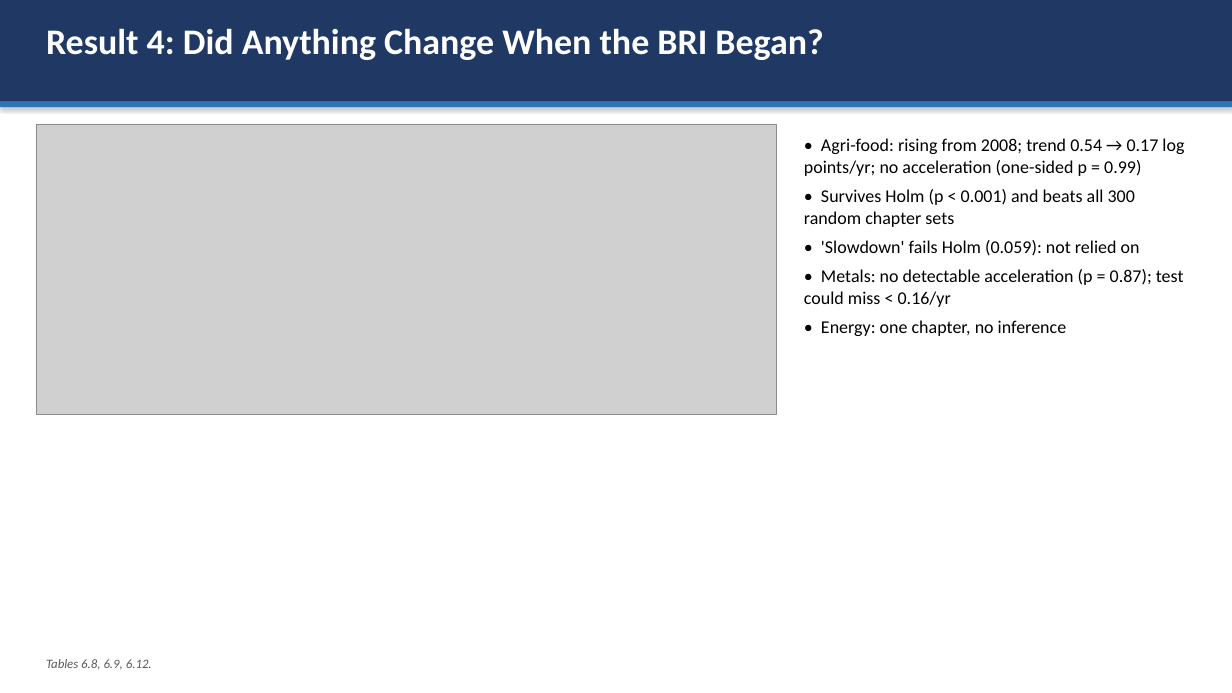
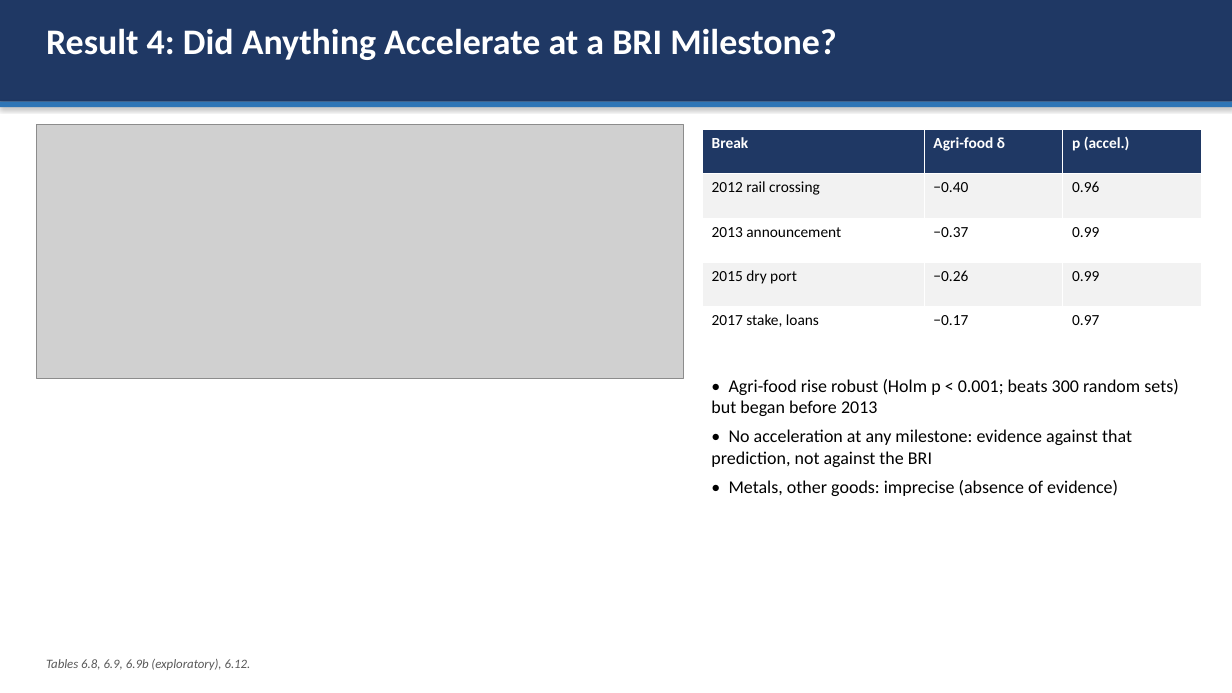
Before and after one commit to omirbeknikar-ship-it/dissertation-final, a slide deck: slide 10 of Paper/defense_presentation.pptx. Drawn at 1232x693 pixels with LibreOffice and Linux fonts; fonts in the diff are those of the drawing; grey boxes stand for pictures. Boxes give left, top, right and bottom in pixels: in the first picture for what was removed or moved away, otherwise in the second. Text is boxed around its words. In the diff, an @@ line names an element or a change of style, - is before the commit and + after.

Commit message:
Final validation: balance vs relationship, turnover, mechanism scorecard, dated milestones and alternative break years, extended comparators, narrowed conclusions; rewritten supervisor reply, slides and script

```diff
--- a/Paper/defense_presentation.pptx
+++ b/Paper/defense_presentation.pptx
@@ text at <box>46,28,836,60</box>: text changed @@
-Result 4: Did Anything Change When the BRI Began?
+Result 4: Did Anything Accelerate at a BRI Milestone?
@@ picture: place and size @@
-picture at <box>37,125,776,415</box>
+picture at <box>37,125,684,378</box>
@@ table added at <box>702,129,1202,351</box>, 5 rows, 3 columns @@
+Break | Agri-food δ | p (accel.)
+2012 rail crossing | −0.40 | 0.96
+2013 announcement | −0.37 | 0.99
+2015 dry port | −0.26 | 0.99
+2017 stake, loans | −0.17 | 0.97
@@ text removed at <box>804,138,1184,336</box> @@
-• Agri-food: rising from 2008; trend 0.54 → 0.17 log points/yr; no acceleration (one-sided p = 0.99)
-• Survives Holm (p < 0.001) and beats all 300 random chapter sets
-• 'Slowdown' fails Holm (0.059): not relied on
-• Metals: no detectable acceleration (p = 0.87); test could miss < 0.16/yr
-• Energy: one chapter, no inference
@@ text added at <box>711,379,1178,496</box>, 14 pt, text #000000 @@
+• Agri-food rise robust (Holm p < 0.001; beats 300 random sets) but began before 2013
+• No acceleration at any milestone: evidence against that prediction, not against the BRI
+• Metals, other goods: imprecise (absence of evidence)
@@ text at <box>46,659,251,670</box>: text changed @@
-Tables 6.8, 6.9, 6.12.
+Tables 6.8, 6.9, 6.9b (exploratory), 6.12.
```
Also in this commit, not shown: 11 other slides changed, 3 slides added, 3 slides removed, 26 other files.
